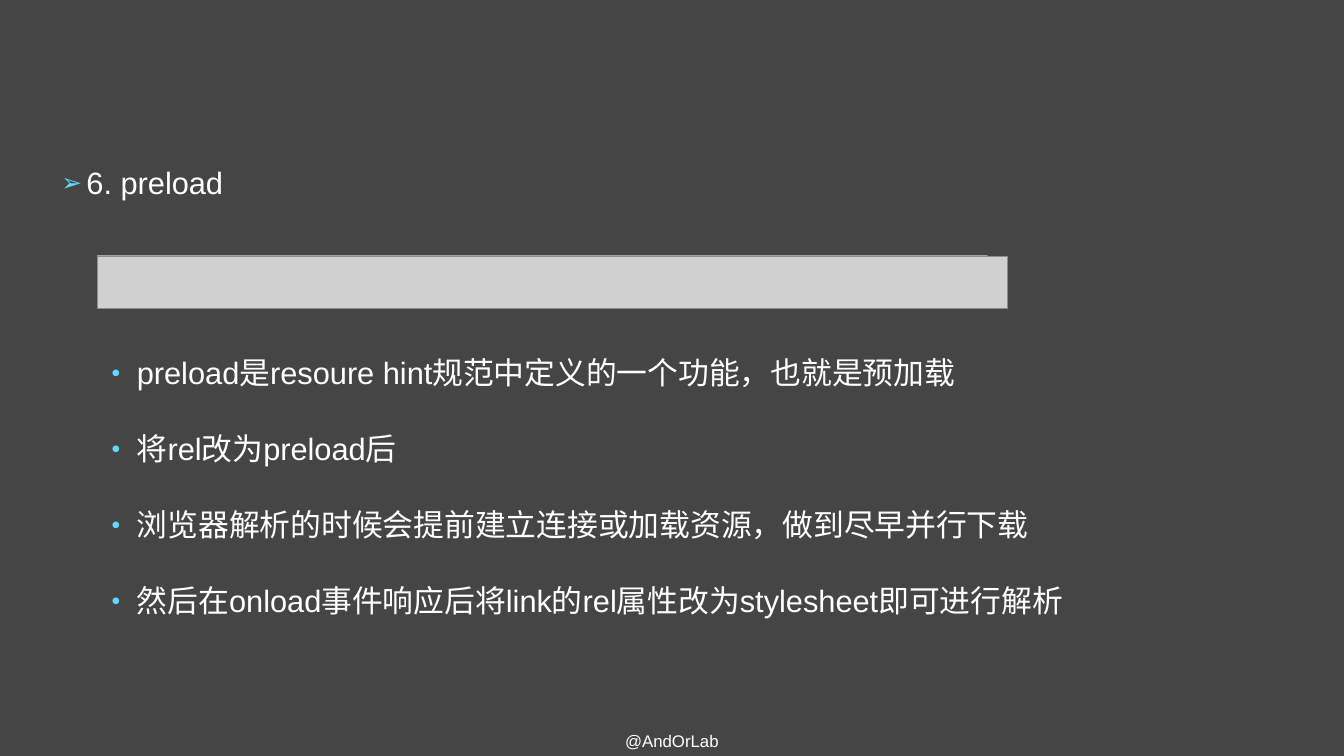
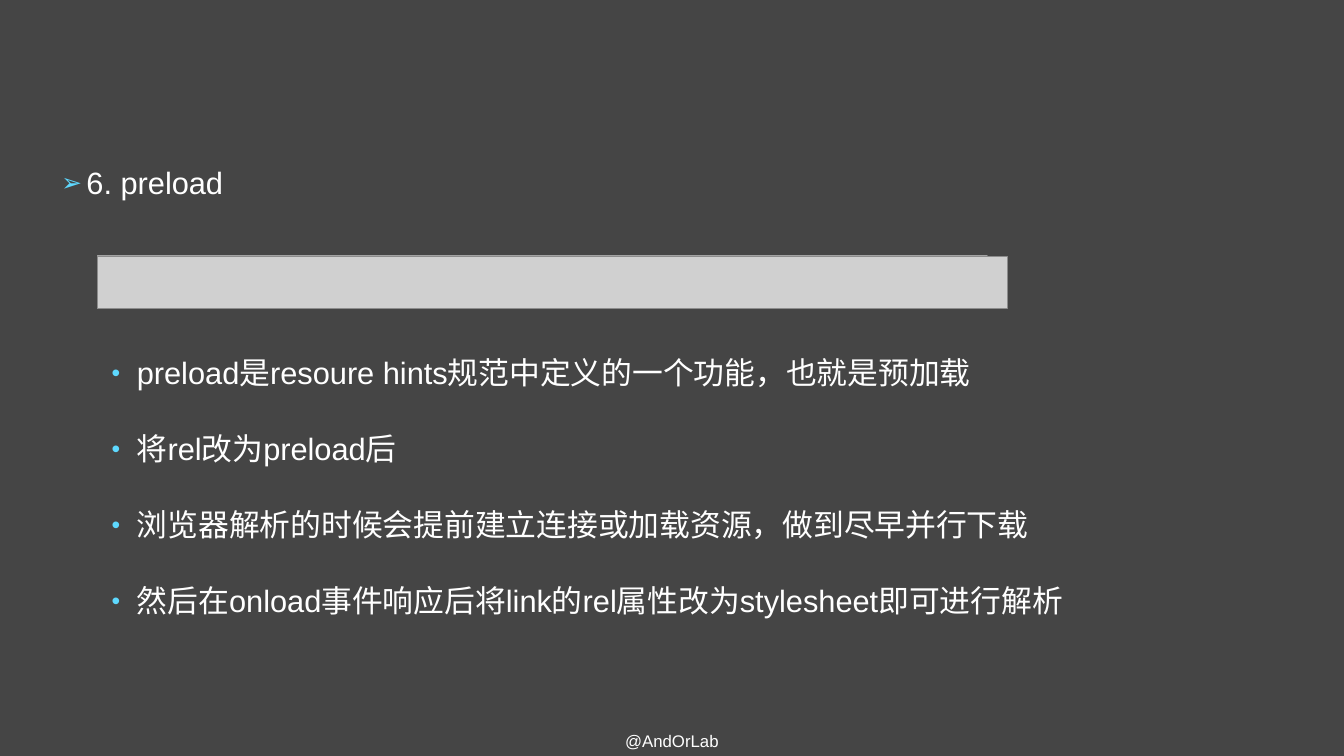
Before and after one commit to AndorLab/TodoList, a slide deck: slide 46 of contents/2018-10-31-王志强/性能优化之页面渲染.pptx. Drawn at 1344x756 pixels with LibreOffice and Linux fonts; fonts in the diff are those of the drawing; grey boxes stand for pictures. Boxes give left, top, right and bottom in pixels: in the first picture for what was removed or moved away, otherwise in the second. Text is boxed around its words. In the diff, an @@ line names an element or a change of style, - is before the commit and + after.

```diff
--- a/contents/2018-10-31-王志强/性能优化之页面渲染.pptx
+++ b/contents/2018-10-31-王志强/性能优化之页面渲染.pptx
@@ text at <box>137,359,971,389</box>: text changed @@
-  • preload是resoure hint规范中定义的一个功能，也就是预加载
+  • preload是resoure hints规范中定义的一个功能，也就是预加载
```
Also in this commit, not shown: 6 other slides changed.
